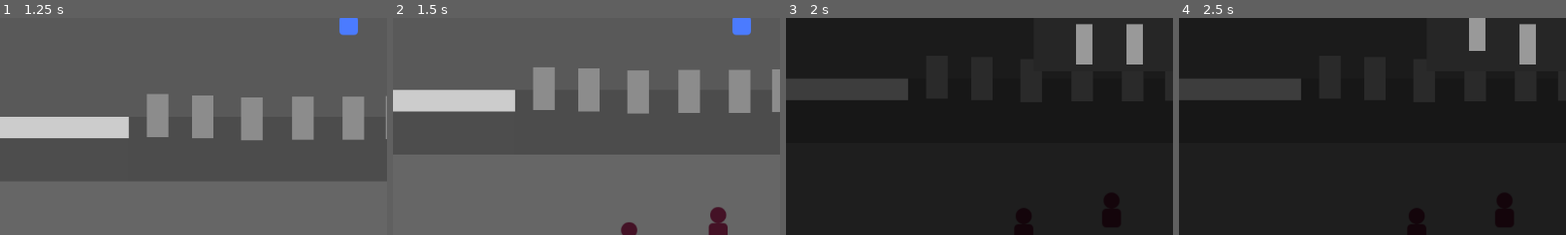
Above: before the commit, frames 1-4 (left to right).
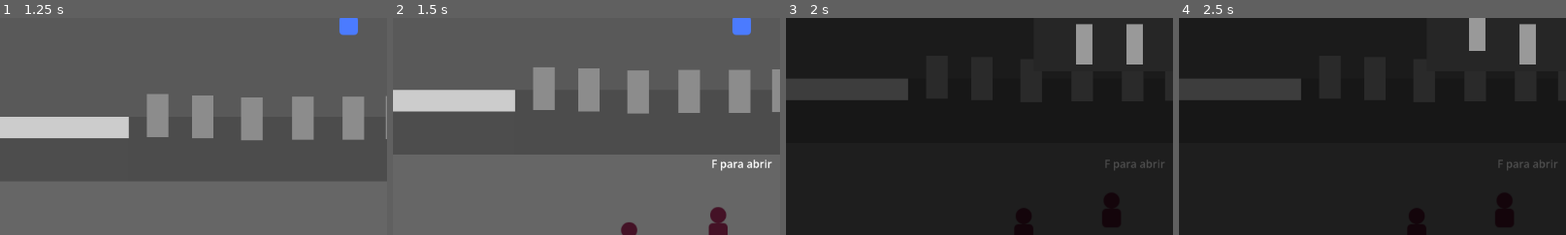
Above: after the commit, the same moments.

Repository: SOrtiz1967/Silent-Gil-Proyecto-Final
Game: Godot game, scene res://escenas/nivel_1.tscn
Same seed, same stepped clock (60 frames per second), same inputs: the game is played once before the commit and once after it.
Inputs:
- Up to frame 1 (1.25 s): tap Enter at 0.5 s; hold D (mover_derecha) from 0.53 s (still down); tap F (interactuar) at 0.6 s
- Up to frame 2 (1.5 s): release D (mover_derecha) at 1.28 s; hold S (mover_abajo) from 1.28 s (still down); tap E (disparar) at 1.35 s
- Up to frame 3 (2 s): keep holding S (mover_abajo); tap F (interactuar) at 1.55 s
- Up to frame 4 (2.5 s): tap Space (golpear) at 2, 2.1 s; release S (mover_abajo) at 2.03 s; hold D (mover_derecha) from 2.03 s (still down); tap F (interactuar) at 2.3 s
The pictures show only the part of the screen within x 5-55%, y 50-100%; the shares and areas given below are measured in that part.

Frame 1 is identical in both runs. In frame 2, 0.3% of the frame differs, in the area x 82-98%, y 65-71%; in frame 3, 0.2%; in frame 4, 0.2%.

Commit message:
cartel de F para agarrar o abrir cuando te acercas

Diff:
--- a/escenas/inventario.tscn
+++ b/escenas/inventario.tscn
@@ -17,6 +17,22 @@
 offset_top = -80.0
 offset_right = 300.0
 offset_bottom = -40.0
+grow_horizontal = 2
+grow_vertical = 0
+horizontal_alignment = 1
+vertical_alignment = 1
+
+[node name="EtiquetaAviso" type="Label" parent="."]
+visible = false
+anchors_preset = 7
+anchor_left = 0.5
+anchor_top = 1.0
+anchor_right = 0.5
+anchor_bottom = 1.0
+offset_left = -300.0
+offset_top = -124.0
+offset_right = 300.0
+offset_bottom = -88.0
 grow_horizontal = 2
 grow_vertical = 0
 horizontal_alignment = 1
--- a/escenas/objetoClave.tscn
+++ b/escenas/objetoClave.tscn
@@ -4,7 +4,7 @@
 [ext_resource type="Texture2D" path="res://assets/llave.svg" id="2_sprite"]
 
 [sub_resource type="CircleShape2D" id="CircleShape2D_objeto"]
-radius = 16.0
+radius = 28.0
 
 [node name="ObjetoClave" type="Area2D" unique_id=1600033789]
 script = ExtResource("1_script")
--- a/scripts/inventario.gd
+++ b/scripts/inventario.gd
@@ -5,6 +5,7 @@
 var ganzuas = 0
 var inventarioAbierto = false
 @onready var etiquetaMensaje = $EtiquetaMensaje
+@onready var etiquetaAviso = $EtiquetaAviso
 @onready var temporizadorMensaje = $TemporizadorMensaje
 @onready var panelInventario = $PanelInventario
 @onready var etiquetaLista = $PanelInventario/EtiquetaLista
@@ -34,6 +35,11 @@
 	temporizadorMensaje.start()
 func ocultarMensaje():
 	etiquetaMensaje.visible = false
+func mostrarAviso(texto):
+	etiquetaAviso.text = texto
+	etiquetaAviso.visible = true
+func ocultarAviso():
+	etiquetaAviso.visible = false
 func _process(delta):
 	if Input.is_action_just_pressed("inventario"):
 		alternarInventario()
--- a/scripts/objetoClave.gd
+++ b/scripts/objetoClave.gd
@@ -20,6 +20,7 @@
 	else:
 		Inventario.agregarLlave(idLlave, nombreObjeto)
 		mostrarTutorial("llave")
+	Inventario.ocultarAviso()
 	Inventario.marcarRecogido(idObjeto)
 	Inventario.mostrarMensaje(mensajeRecogida + " " + nombreObjeto)
 	queue_free()
@@ -31,6 +32,8 @@
 func alEntrarCuerpo(cuerpo):
 	if cuerpo.is_in_group("jugador"):
 		jugadorCerca = true
+		Inventario.mostrarAviso("F para agarrar " + nombreObjeto)
 func alSalirCuerpo(cuerpo):
 	if cuerpo.is_in_group("jugador"):
 		jugadorCerca = false
+		Inventario.ocultarAviso()
--- a/scripts/puerta.gd
+++ b/scripts/puerta.gd
@@ -3,6 +3,7 @@
 @export var consumirLlave = false
 @export var mensajeBloqueada = "Esta cerrada"
 @export var mensajeAbierta = "Abriste la puerta"
+@export var textoAviso = "F para abrir"
 @export var forzar = false
 @export var forzarSiNoHayLlave = false
 @export var idTutorialAlAbrir = ""
@@ -32,6 +33,7 @@
 	return idLlaveRequerida=="" or Inventario.tieneLlave(idLlaveRequerida)
 func abrir():
 	abierta = true
+	Inventario.ocultarAviso()
 	if consumirLlave:
 		Inventario.quitarLlave(idLlaveRequerida)
 	if imagen:
@@ -46,6 +48,9 @@
 func alEntrarCuerpo(cuerpo):
 	if cuerpo.is_in_group("jugador"):
 		jugadorCerca = true
+		if not abierta:
+			Inventario.mostrarAviso(textoAviso)
 func alSalirCuerpo(cuerpo):
 	if cuerpo.is_in_group("jugador"):
 		jugadorCerca = false
+		Inventario.ocultarAviso()
